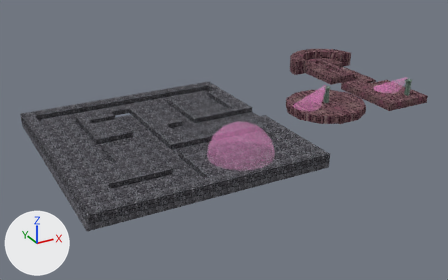
What one commit did to the Blender file blender/trapped.blend.
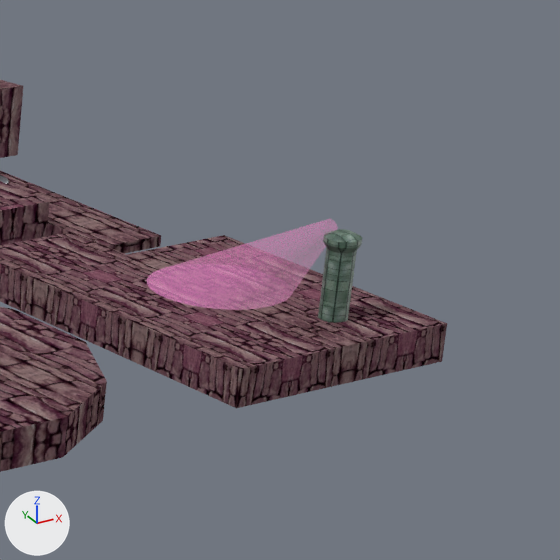
Each version is shown whole from a 50 mm camera at (-34.54, -37.74, 16.27) aimed at (-15.06, -2.31, -1.45), then close up on the part from 77% to 100% of the width and 13% to 49% of the height. The lights are fixed; the arrows at lower left show +X, +Y and +Z.

Names of what the first close-up shows: 'Circle-col', 'Cube-col', 'Cube.001-col', 'Cylinder-col.001', 'Plane-col-col', 'light.001'.
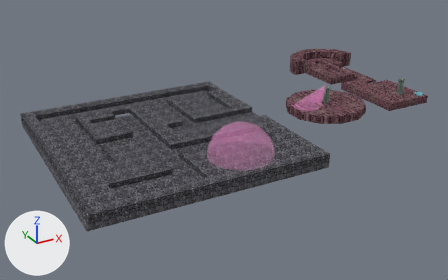
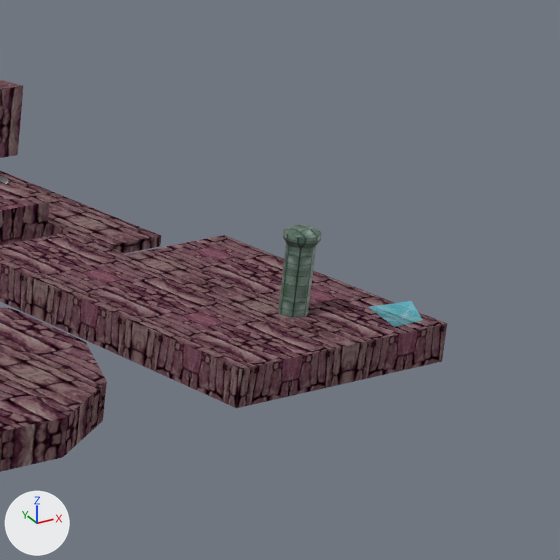
Commit message: trapped level edit

Location of each change, (x1, y1, x2, y2) in pixels of the close-ups (560 x 560 px):
'light.001', deleted (pink)
    before: (146, 219, 338, 310)
'Cylinder-col.001', moved
    before: (318, 229, 362, 322)
    after: (278, 225, 322, 317)
'Guard', added (cyan)
    after: (369, 301, 423, 327)

What the commit changed:
Picture 'Metal7.png' (img_metal7_png) is new.
Material 'Material.001' (mat_material_001) is new.
Its texture is img_metal7_png.
Its alpha is 0.385.
Its emission color is (0.0167, 0.906, 1.0) (cyan #23f4ff).
Its emission strength is 0.5.
Mesh me_cube_001 is new.
It has 5 vertices, 5 faces and spans x -1.03..1.02, y -0.37..2.65, z -0.07..1.2.
It uses material mat_material_001 (picture img_metal7_png).
Object 'Cylinder-col.001' (ob_cylinder_col_001) moves from (-0.66, -5.13, 0.87) to (-1.0, -4.71, 0.87).
Object 'light.001' (ob_light_001) is deleted.
Object 'Guard' (ob_guard) is new; it shows me_cube_001.
Its location is (0.08, -5.72, 0.38).
Its scale is (0.259, 0.259, 0.259).
Its visible shadow is False.
